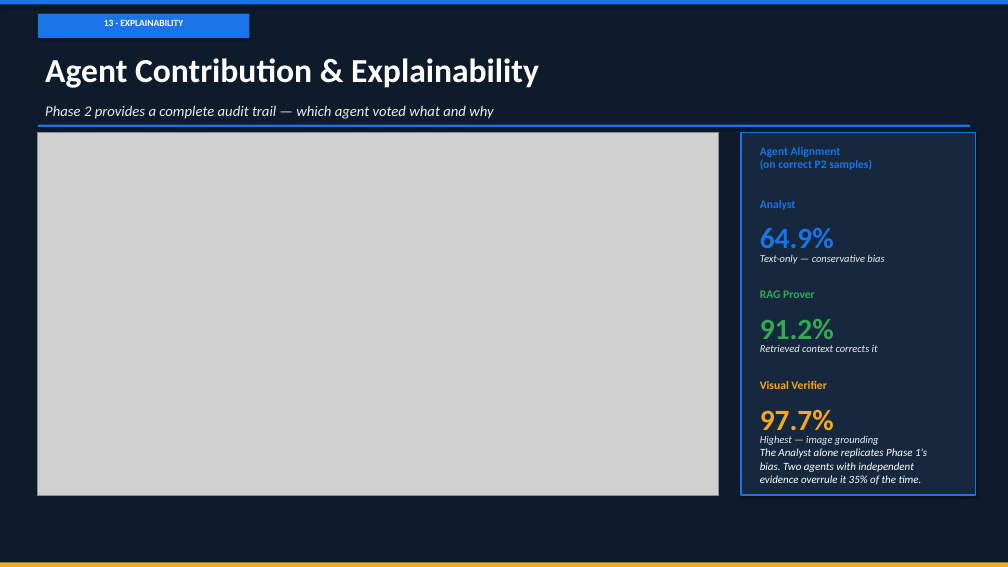
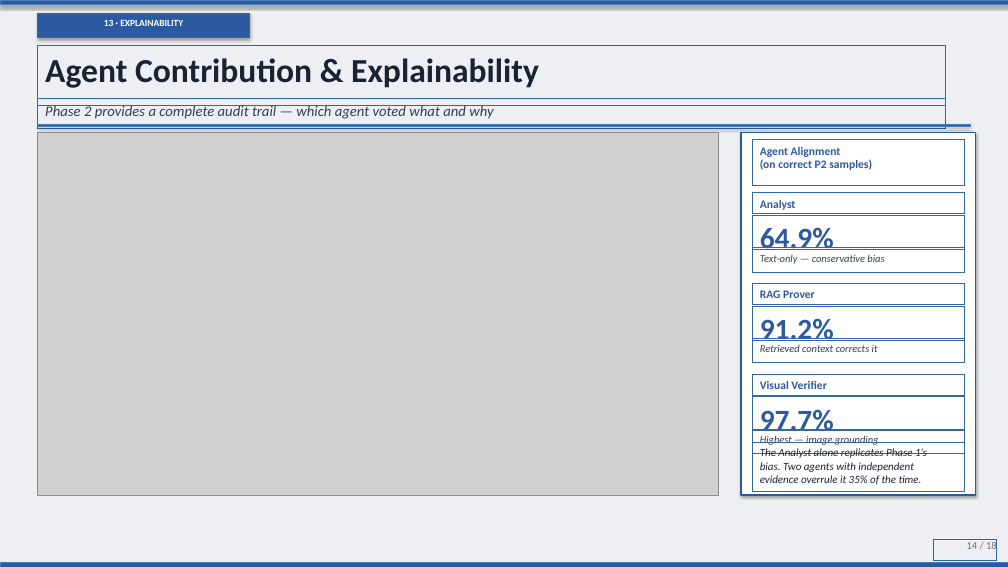
Before and after one commit to kvarun314/pes-mtech-project, a slide deck: slide 14 of Agentic_LLaMA3_Presentation_v3.pptx. Drawn at 1008x567 pixels with LibreOffice and Linux fonts; fonts in the diff are those of the drawing; grey boxes stand for pictures. Boxes give left, top, right and bottom in pixels: in the first picture for what was removed or moved away, otherwise in the second. Text is boxed around its words. In the diff, an @@ line names an element or a change of style, - is before the commit and + after.

```diff
--- a/Agentic_LLaMA3_Presentation_v3.pptx
+++ b/Agentic_LLaMA3_Presentation_v3.pptx
@@ background #0D1B2A to #EDEFF2 @@
@@ text "Agent Contribution & Explainability" at (45, 58, 539, 88): text colour #FFFFFF to #1A2332 @@
@@ fill #1A73E8 to #2C5AA0 in 3 elements at (0, 0, 1008, 5), (38, 14, 250, 38), (38, 125, 970, 127) @@
@@ rectangle at (741, 132, 975, 495): fill #16283E to #FFFFFF; outline #1A73E8 1.2 pt to #2C5AA0 1.2 pt @@
@@ text colour #1A73E8 to #2C5AA0 in 3 elements at (760, 147, 872, 170), (760, 200, 796, 210), (760, 227, 834, 256) @@
@@ text "RAG Prover" at (760, 290, 815, 298): text colour #34A853 to #2C5AA0 @@
@@ text "91.2%" at (760, 318, 834, 346): text colour #34A853 to #2C5AA0 @@
@@ text "Visual Verifier" at (760, 381, 826, 389): text colour #F5A623 to #2C5AA0 @@
@@ text "97.7%" at (760, 409, 834, 437): text colour #F5A623 to #2C5AA0 @@
@@ text "The Analyst alone replicates Phase ..." at (760, 448, 927, 485): text colour #FFFFFF to #1A2332 @@
@@ text colour #E8ECF0 to #33404F in 4 elements at (45, 105, 493, 119), (760, 255, 884, 264), (760, 345, 878, 352), (760, 435, 879, 445) @@
@@ rectangle at (0, 563, 1008, 567): fill #F5A623 to #2C5AA0 @@
@@ text added at (967, 541, 997, 553), 10 pt, text #6B7684 @@
+14 / 18
```
Also in this commit, not shown: 17 other slides changed, 10 other files.
